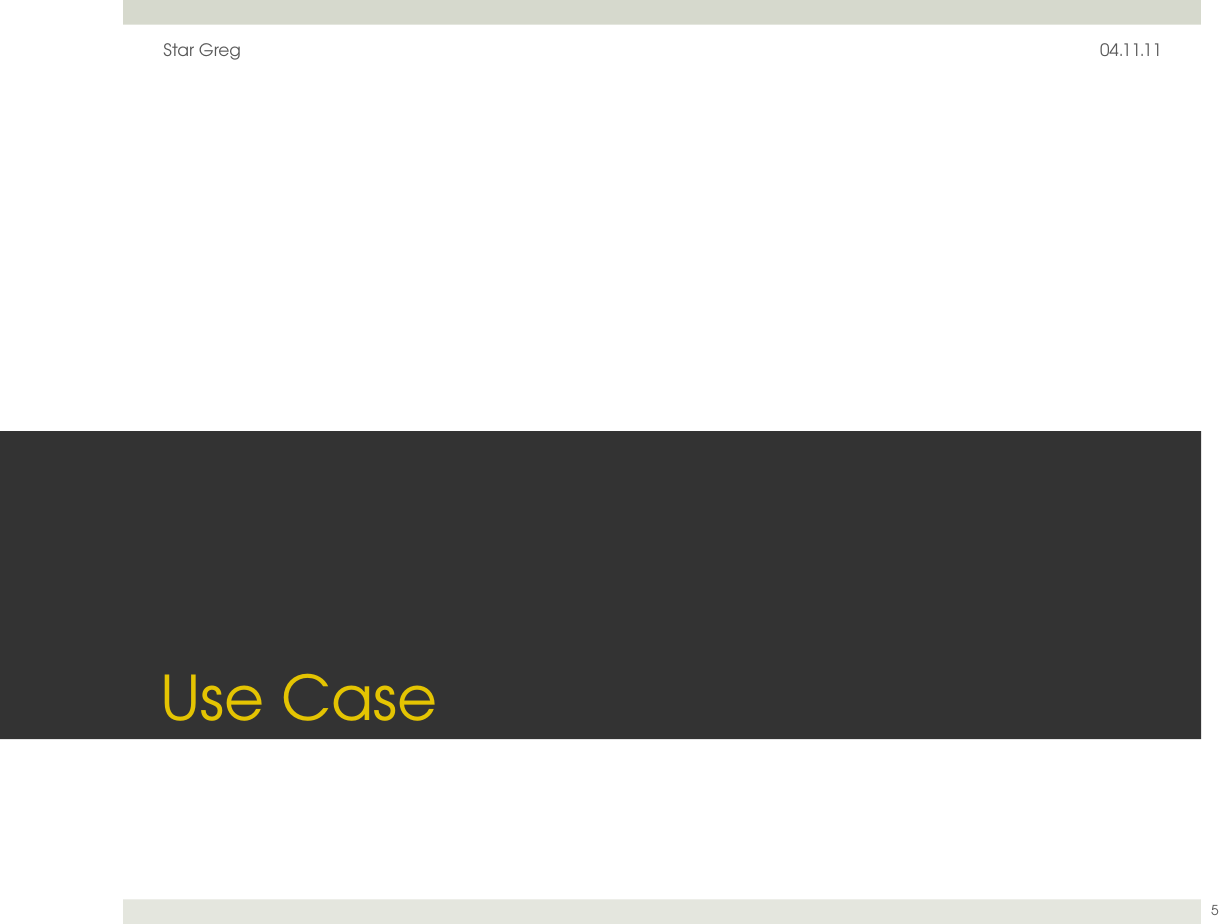
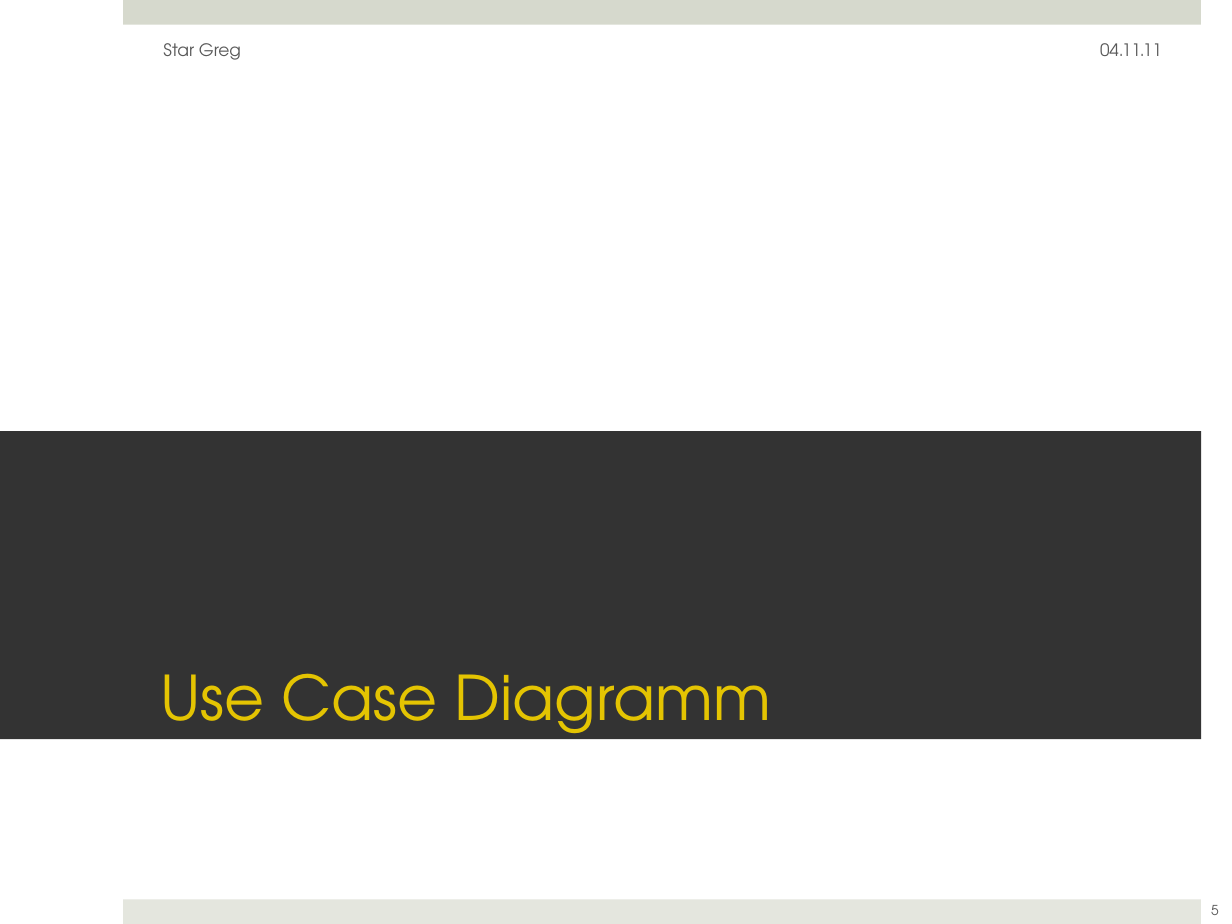
Before and after one commit to ftes/stargreg, a slide deck: slide 5 of 70 Praesentation/30 StarGreg Julia.pptx. Drawn at 1232x924 pixels with LibreOffice and Linux fonts; fonts in the diff are those of the drawing. Boxes give left, top, right and bottom in pixels: in the first picture for what was removed or moved away, otherwise in the second. Text is boxed around its words. In the diff, an @@ line names an element or a change of style, - is before the commit and + after.

```diff
--- a/70 Praesentation/30 StarGreg Julia.pptx
+++ b/70 Praesentation/30 StarGreg Julia.pptx
@@ title at [160, 673, 771, 749]: text changed @@
-Use Case
+Use Case Diagramm
```
Also in this commit, not shown: 1 other slide changed, 6 slides added.
